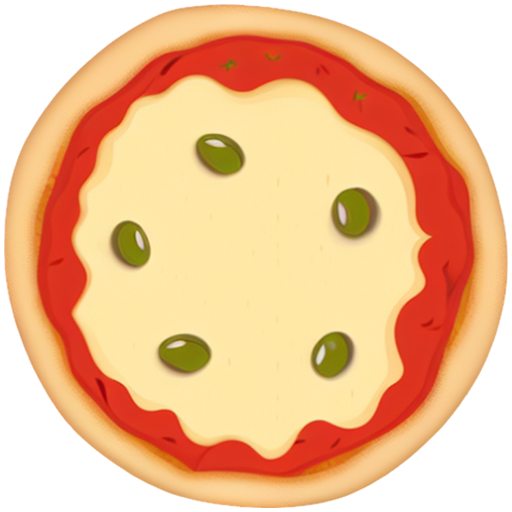
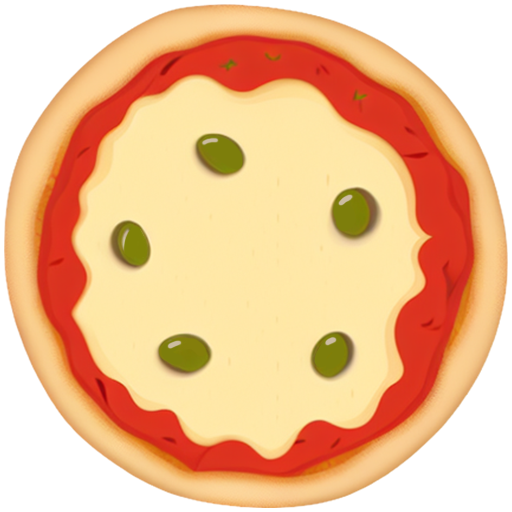
Two versions of the same layered image (512x512). Layer-by-layer changes:
added layer "Layer 2" above "Layer 1" over 160, 135, 355, 369
painted on "Layer 1" over 120, 224, 210, 362
